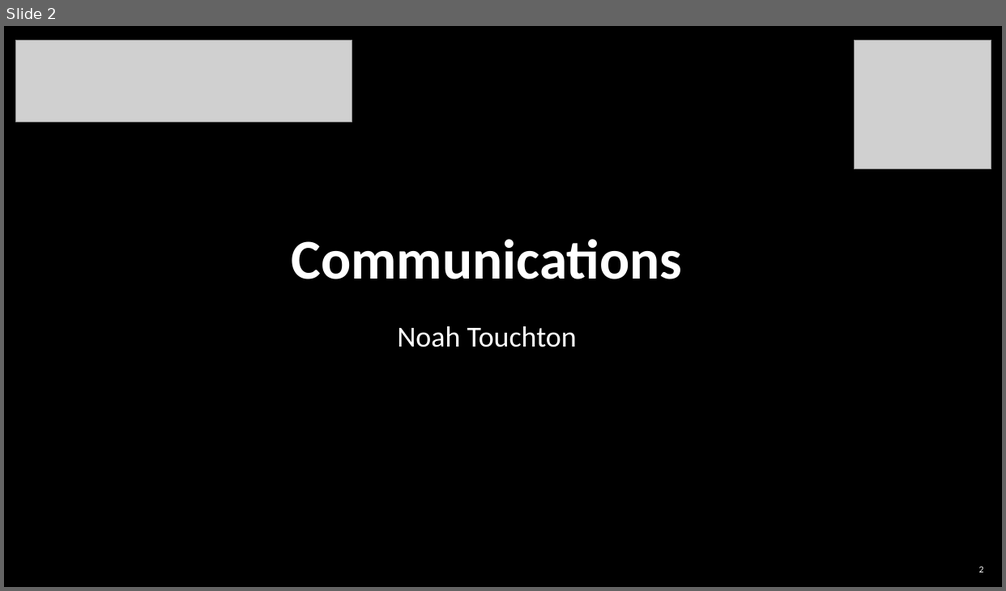
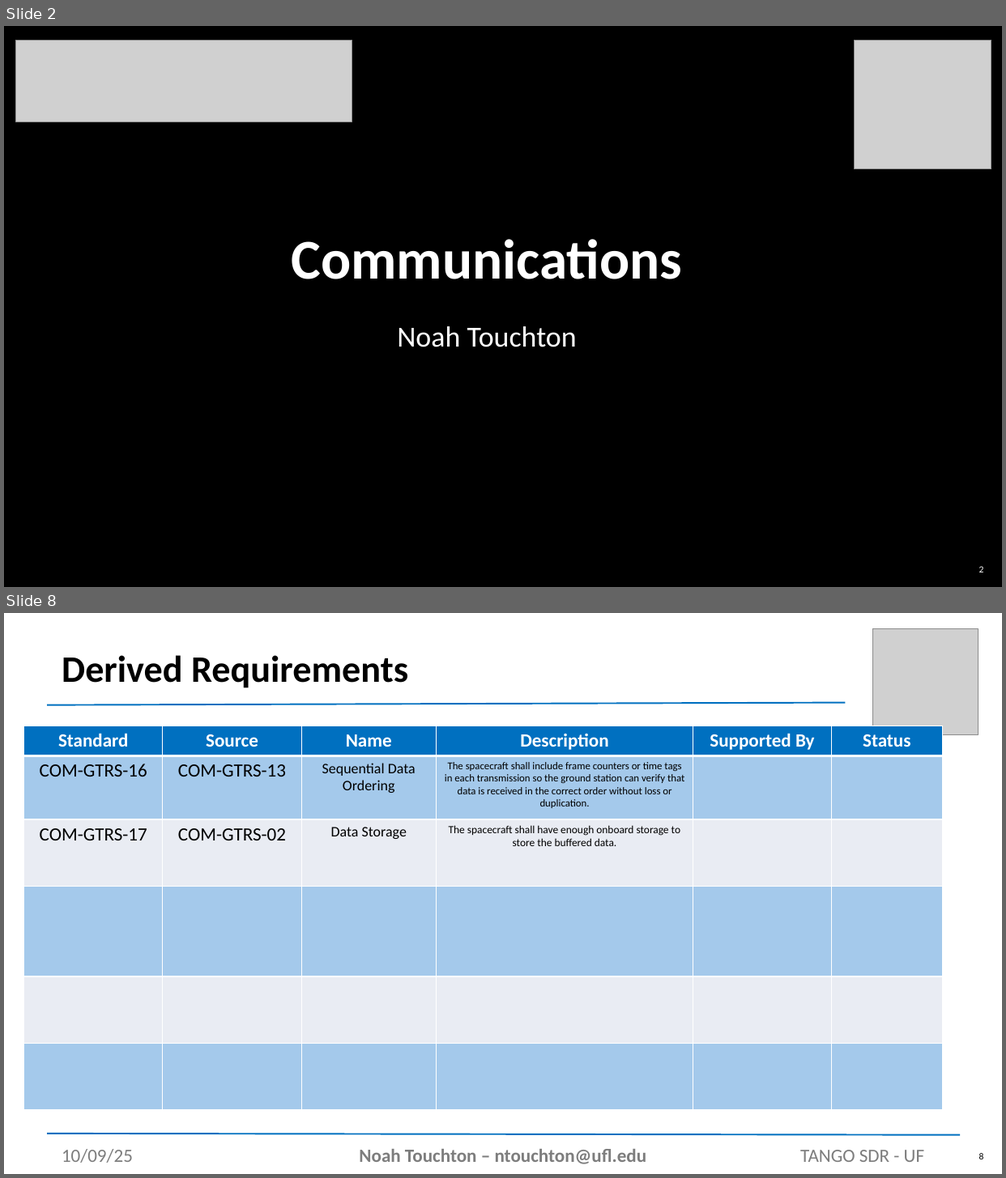
Before and after one commit to noahtouchton/School, a slide deck: Fall 2025/Aero Design 1/PowerPoint/SDR Presentation Template.pptx. Shown one above the other, each under a label of ours: slide 2 before the commit, slides 2 and 8 after it; the slides between them are not shown. The pictures are 1006x591 and 1006x1178 pixels, drawn with LibreOffice and Linux fonts; fonts in the diff are those of the drawing; grey boxes stand for pictures; background and template pictures are left out. Boxes give left, top, right and bottom in pixels: in the first picture for what was removed or moved away, otherwise in the second. Text is boxed around its words. In the diff, an @@ line names an element or a change of style, - is before the commit and + after.

```diff
--- a/Fall 2025/Aero Design 1/PowerPoint/SDR Presentation Template.pptx
+++ b/Fall 2025/Aero Design 1/PowerPoint/SDR Presentation Template.pptx
@@ slide 8 added at (x1=4, y1=613, x2=1002, y2=1174), background #FFFFFF @@
@@ picture added at (x1=872, y1=628, x2=978, y2=735) @@
@@ title added at (x1=62, y1=655, x2=408, y2=688), 36 pt, text #000000, bold @@
+Derived Requirements
@@ line added from (48, 705) to (846, 703), #0070C0 1.5 pt @@
@@ table added at (x1=24, y1=726, x2=943, y2=1110), 6 rows, 6 columns @@
+Standard | Source | Name | Description | Supported By | Status
+COM-GTRS-16 | COM-GTRS-13 | Sequential Data Ordering | The spacecraft shall include frame counters or time tags in each transmission so the ground station can verify that data is received in the correct order without loss or duplication. |  | 
+COM-GTRS-17 | COM-GTRS-02 | Data Storage | The spacecraft shall have enough onboard storage to store the buffered data. |  | 
+ |  |  |  |  | 
+ |  |  |  |  | 
+ |  |  |  |  | 
@@ line added from (48, 1134) to (960, 1135), #0070C0 1.5 pt @@
@@ text added at (x1=62, y1=1149, x2=133, y2=1163), 18 pt, text #7D7D7D @@
+10/09/25
@@ text added at (x1=359, y1=1149, x2=647, y2=1165), 18 pt, text #7D7D7D, bold @@
+Noah Touchton – ntouchton@ufl.edu
@@ text added at (x1=800, y1=1150, x2=924, y2=1162), 18 pt, text #7D7D7D @@
+TANGO SDR - UF
@@ page number added at (x1=979, y1=1153, x2=984, y2=1160), 9 pt, text #000000 @@
+8
```
Also in this commit, not shown: 3 slides changed, 8 other slides added, 9 other files.
